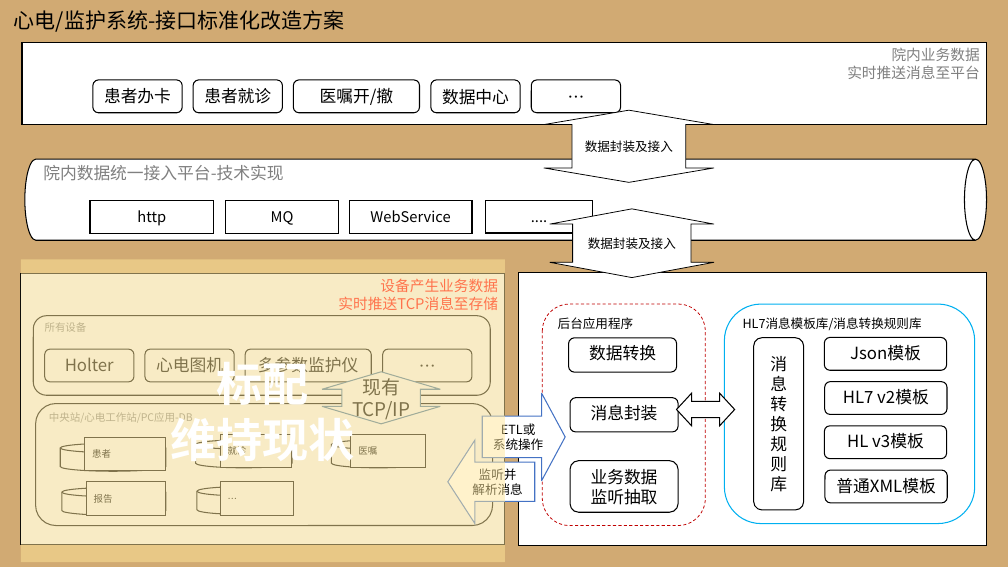
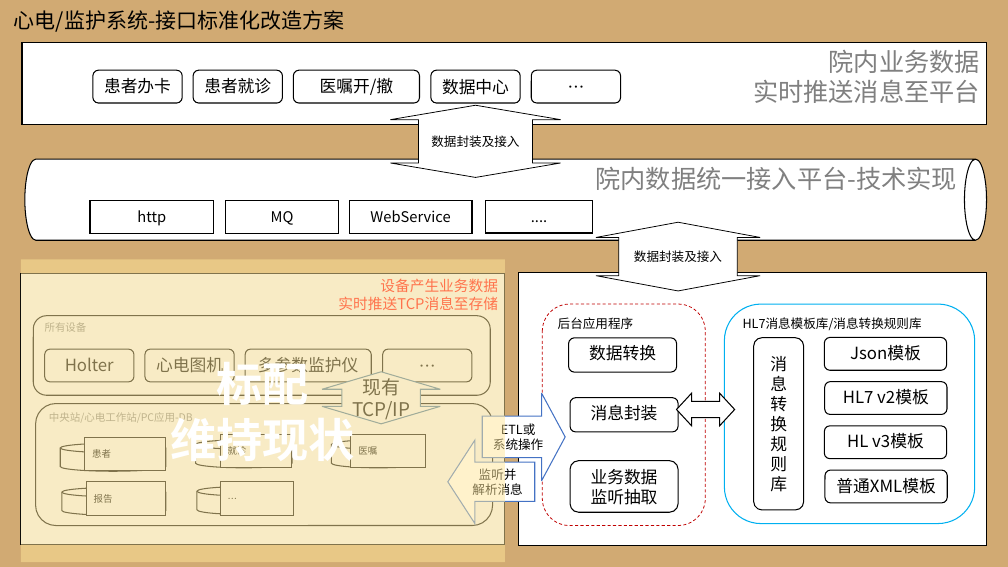
Before and after one commit to szbj/szbj-doc, a slide deck: slide 3 of 深圳监护HL7升级-解决方案素材（姚会新）.pptx. Drawn at 1008x567 pixels with LibreOffice and Linux fonts; fonts in the diff are those of the drawing. Boxes give left, top, right and bottom in pixels: in the first picture for what was removed or moved away, otherwise in the second. Text is boxed around its words. In the diff, an @@ line names an element or a change of style, - is before the commit and + after.

```diff
--- a/深圳监护HL7升级-解决方案素材（姚会新）.pptx
+++ b/深圳监护HL7升级-解决方案素材（姚会新）.pptx
@@ rectangle "院内业务数据" at (22,43,987,125): size 14 to 24 pt @@
@@ 5 rounded rectangles: place and size @@
-5 rounded rectangles at (93,80,621,113)
+5 rounded rectangles at (93,70,621,103)
@@ up down arrow "数据封装及接入": place and size @@
-up down arrow "数据封装及接入" at (544,110,714,182)
+up down arrow "数据封装及接入" at (390,105,560,177)
@@ cylinder "院内数据统一接入平台-技术实现" at (25,159,986,240): size 16 to 24 pt; alignment left to right @@
@@ up down arrow "数据封装及接入": place and size @@
-up down arrow "数据封装及接入" at (550,209,714,278)
+up down arrow "数据封装及接入" at (596,222,760,291)
```
Also in this commit, not shown: 1 other slide changed, 1 slide added.
